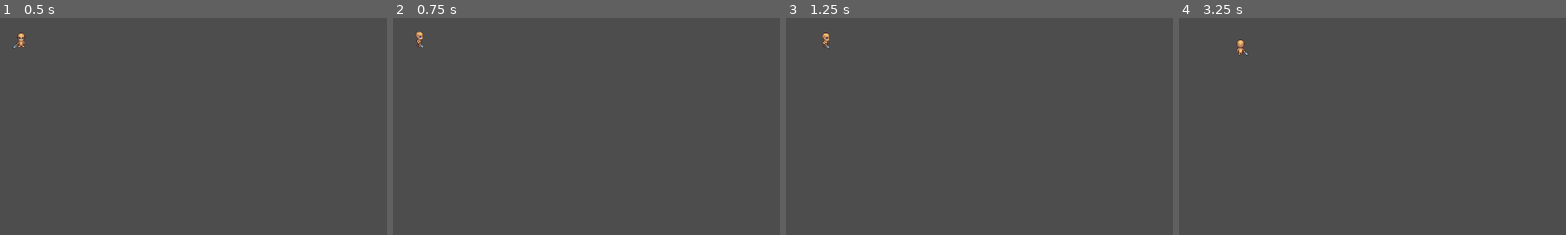
Above: before the commit, frames 1-4 (left to right).
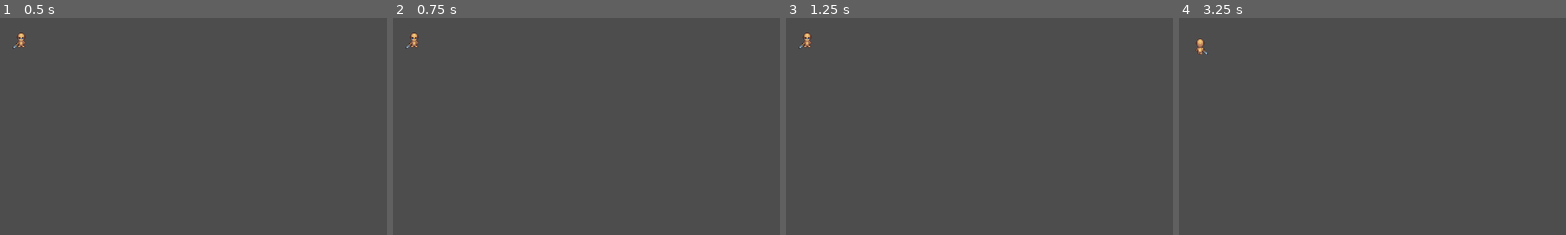
Above: after the commit, the same moments.

Repository: amoxley-developer/monster-survivors
Game: Godot game, scene res://scenes/player.tscn
Same seed, same stepped clock (60 frames per second), same inputs: the game is played once before the commit and once after it. The project has no main scene, so this scene is started directly.
Inputs:
- Up to frame 1 (0.5 s): no input
- Up to frame 2 (0.75 s): tap Enter at 0.5 s; hold Right (right) from 0.53 s (still down); hold Space (dash, bound only after the commit) from 0.53 s (still down)
- Up to frame 3 (1.25 s): keep holding Right (right); keep holding Space (dash, bound only after the commit)
- Up to frame 4 (3.25 s): release Right (right) at 1.28 s; release Space (dash, bound only after the commit) at 1.28 s; hold Down (down) 1.28-2.03 s; tap Space (dash, bound only after the commit) at 1.35, 2.85 s; hold Right (right) 2.03-2.78 s; hold Space (dash, bound only after the commit) 2.03-2.78 s; hold Up (up) from 2.78 s (still down)
The pictures show only the part of the screen within x 0-50%, y 0-50%; the shares and areas given below are measured in that part.

Frame 1 is identical in both runs. In frame 2, 0.2% of the frame differs, in the area x 3-8%, y 6-14%; in frame 3, 0.2%; in frame 4, 0.3%, in the area x 4-18%, y 9-18%.

Commit message:
impliment state transitions

Diff:
--- a/project.godot
+++ b/project.godot
@@ -35,6 +35,11 @@
 "events": [Object(InputEventKey,"resource_local_to_scene":false,"resource_name":"","device":-1,"window_id":0,"alt_press …(195 unchanged characters)…
 ]
 }
+dash={
+"deadzone": 0.2,
+"events": [Object(InputEventKey,"resource_local_to_scene":false,"resource_name":"","device":-1,"window_id":0,"alt_pressed":false,"shift_pressed":false,"ctrl_pressed":false,"meta_pressed":false,"pressed":false,"keycode":0,"physical_keycode":32,"key_label":0,"unicode":32,"location":0,"echo":false,"script":null)
+]
+}
 
 [rendering]
 
--- a/scenes/player.tscn
+++ b/scenes/player.tscn
@@ -342,12 +342,15 @@
 script = ExtResource("2_g2els")
 MovingState = NodePath("../MovingState")
 
-[node name="MovingState" type="Node" parent="State" node_paths=PackedStringArray("IdleState")]
+[node name="MovingState" type="Node" parent="State" node_paths=PackedStringArray("IdleState", "DashState")]
 script = ExtResource("3_dqkch")
 IdleState = NodePath("../IdleState")
-
-[node name="DashState" type="Node" parent="State"]
+DashState = NodePath("../DashState")
+
+[node name="DashState" type="Node" parent="State" node_paths=PackedStringArray("IdleState", "MoveState")]
 script = ExtResource("4_tuyoq")
+IdleState = NodePath("../IdleState")
+MoveState = NodePath("../MovingState")
 
 [node name="PlayerAnimation" type="AnimatedSprite2D" parent="."]
 sprite_frames = SubResource("SpriteFrames_ur7pv")
--- a/scripts/state-machine/Player/DashState.gd
+++ b/scripts/state-machine/Player/DashState.gd
@@ -1,11 +1,25 @@
 class_name PlayerDashState
 extends PlayerState
 
+@export var IdleState: PlayerIdleState
+@export var MoveState: PlayerMovingState
+
 @export var dash_time_length := 0.5
-
+var dash_time: float
 
 func enter_state(player_node: Player):
 	super(player_node)
+	dash_time = dash_time_length
 
 func handle_process(delta: float):
-	pass
+	if dash_time <= 0:
+		exit_state()
+	else:
+		dash_time -= delta
+
+func exit_state():
+	var direction = Input.get_vector('left', 'right', 'up', 'down')
+	if direction == Vector2.ZERO:
+		player.change_state(IdleState)
+	else:
+		player.change_state(MoveState)
--- a/scripts/state-machine/Player/MovingState.gd
+++ b/scripts/state-machine/Player/MovingState.gd
@@ -2,6 +2,7 @@
 extends PlayerState
 
 @export var IdleState: PlayerIdleState
+@export var DashState: PlayerDashState
 
 func enter_state(player_node: Player):
 	super(player_node)
@@ -9,7 +10,9 @@
 
 func handle_process(delta: float):
 	var direction = Input.get_vector('left', 'right', 'up', 'down')
-	if direction == Vector2.ZERO:
+	if Input.is_action_pressed("dash"):
+		player.change_state(DashState)
+	elif direction == Vector2.ZERO:
 		player.change_state(IdleState)
 	else:
 		handle_movement(direction, delta)
@@ -17,6 +20,7 @@
 
 func handle_movement(direction: Vector2, delta: float):
 	player.velocity = direction * player.walk_speed * delta
+
 	# Player direction handled like this so it will assign up or down direction when moving diagonally
 	var player_direction := ''
 	if abs(player.velocity.y) > 0:
